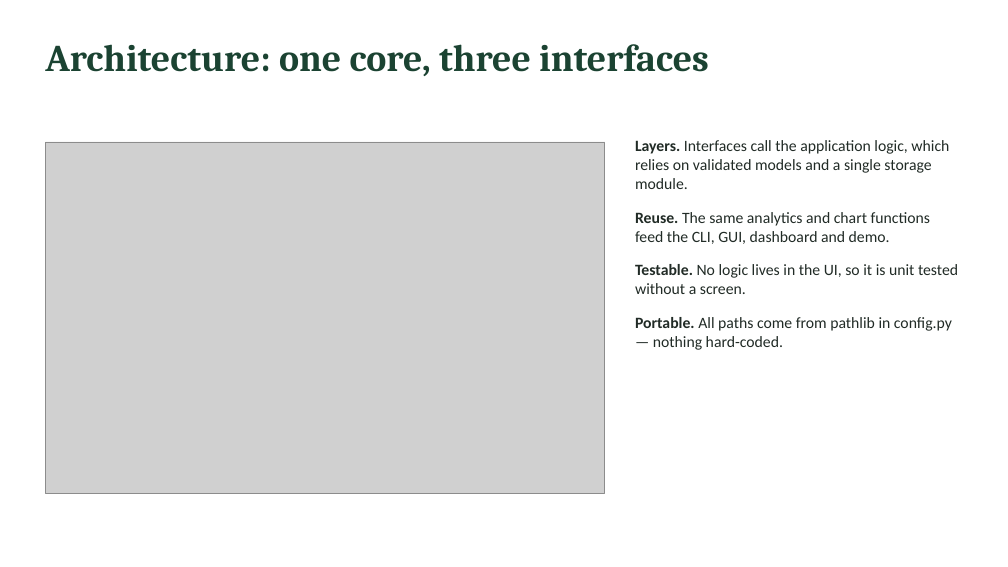
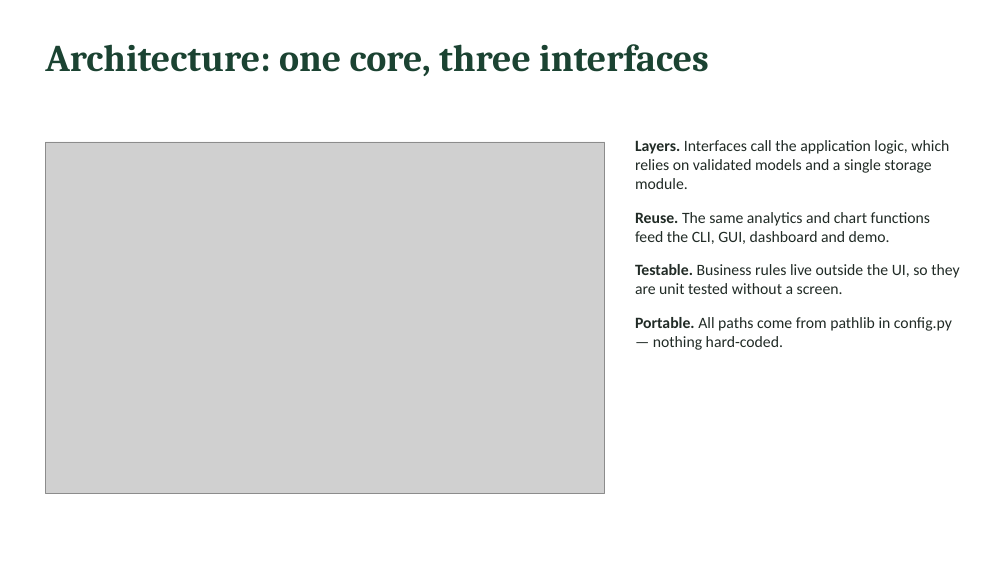
Before and after one commit to 14juanito/Personal-finance-tracker, a slide deck: slide 4 of deliverables/Demo_Slides.pptx. Drawn at 1008x567 pixels with LibreOffice and Linux fonts; fonts in the diff are those of the drawing; grey boxes stand for pictures. Boxes give left, top, right and bottom in pixels: in the first picture for what was removed or moved away, otherwise in the second. Text is boxed around its words. In the diff, an @@ line names an element or a change of style, - is before the commit and + after.

```diff
--- a/deliverables/Demo_Slides.pptx
+++ b/deliverables/Demo_Slides.pptx
@@ text at (635,264,959,294): text changed @@
-Testable. No logic lives in the UI, so it is unit tested without a screen.
+Testable. Business rules live outside the UI, so they are unit tested without a screen.
```
Also in this commit, not shown: 2 other slides changed, 10 other files.
